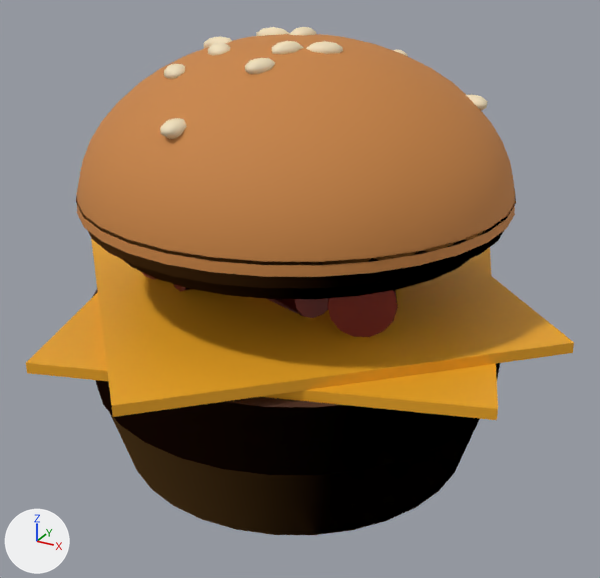
What one commit did to the glTF model public/modelos/burger-res-chorizo.glb.
Rendered twice from a 50 mm lens placed at (0.1158, -0.2082, 0.1543), pointed at (0.0035, -0.004, 0.0522). Arrows for +X, +Y and +Z are at lower left; the lights stay in place. The first picture is the older version. Vertices at exactly the same position are counted once.
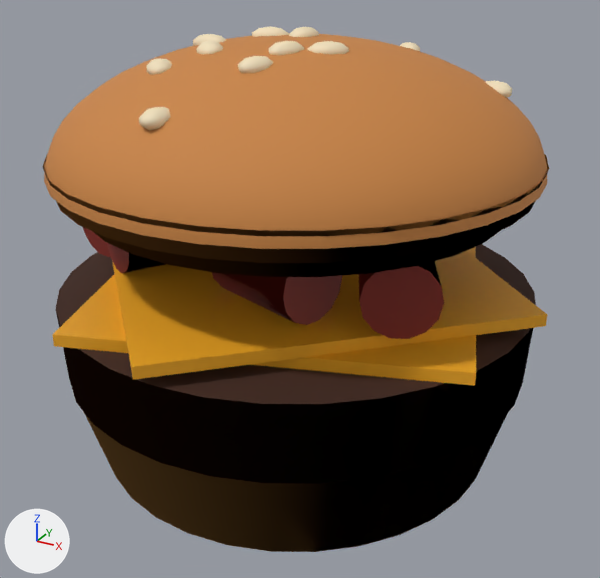
Where the change shows, as pixel boxes (x1, y1, x2, y2) in the pictures (600 x 578 px; the box of a moved part takes in the faces that stretch with it):
'Mesh_0', reshaped (8% narrower)
    before: (26, 27, 574, 535)
    after: (43, 26, 549, 552)
part 1 of me_mesh_0, moved or reshaped
    before: (93, 290, 500, 535)
    after: (56, 244, 536, 552)
part 2 of me_mesh_0, moved or reshaped
    before: (26, 247, 498, 420)
    after: (53, 247, 476, 386)
part 3 of me_mesh_0, moved or reshaped
    before: (91, 238, 574, 417)
    after: (112, 251, 547, 380)
part 4 of me_mesh_0, moved or reshaped
    before: (268, 298, 328, 318)
    after: (212, 272, 342, 325)
part 5 of me_mesh_0, moved or reshaped (mostly hidden before)
    before: (173, 284, 189, 291)
    after: (106, 242, 165, 273)
part 6 of me_mesh_0, moved or reshaped (mostly hidden before)
    before: (142, 272, 156, 280)
    after: (83, 227, 111, 257)
part 7 of me_mesh_0, moved or reshaped
    before: (328, 290, 398, 337)
    after: (358, 261, 444, 339)
part 8 of me_mesh_0, moved or reshaped
    before: (76, 189, 516, 299)
    after: (43, 154, 549, 277)
part 9 of me_mesh_0, moved or reshaped
    before: (77, 34, 515, 277)
    after: (44, 33, 547, 249)
part 10 of me_mesh_0, moved or reshaped
    before: (160, 118, 187, 139)
    after: (139, 107, 171, 130)
part 11 of me_mesh_0, moved or reshaped
    before: (272, 41, 303, 55)
    after: (269, 41, 304, 55)
part 12 of me_mesh_0, moved or reshaped
    before: (306, 41, 343, 54)
    after: (307, 41, 349, 54)
part 13 of me_mesh_0, moved or reshaped
    before: (466, 94, 488, 111)
    after: (485, 81, 512, 98)
part 14 of me_mesh_0, moved or reshaped
    before: (245, 58, 275, 74)
    after: (238, 56, 274, 73)
part 15 of me_mesh_0, moved or reshaped
    before: (207, 36, 232, 48)
    after: (196, 34, 226, 46)
part 16 of me_mesh_0, moved or reshaped (mostly hidden)
    before: (204, 38, 211, 49)
    after: (193, 34, 206, 46)
part 17 of me_mesh_0, moved or reshaped
    before: (256, 27, 290, 36)
    after: (252, 26, 289, 37)
part 18 of me_mesh_0, moved or reshaped
    before: (208, 43, 230, 56)
    after: (197, 41, 223, 55)
part 19 of me_mesh_0, moved or reshaped
    before: (393, 50, 408, 56)
    after: (400, 42, 420, 51)
part 20 of me_mesh_0, moved or reshaped
    before: (164, 64, 185, 79)
    after: (146, 58, 172, 75)

The change, as a diff of the scene's bpy script:
```diff
--- a/public/modelos/burger-res-chorizo.glb.py
+++ b/public/modelos/burger-res-chorizo.glb.py
@@ me_mesh_0 @@
-me_mesh_0.from_pydata(...)  # 1308 vertices, 2416 faces; spans x -0.085..0.085, y -0.085..0.085, z 0.0..0.128
+me_mesh_0.from_pydata(...)  # 1308 vertices, 2416 faces; spans x -0.077..0.077, y -0.077..0.077, z 0.0..0.128
+# me_mesh_0 part 1: the loose piece of 135 vertices spanning x -0.065..0.065, y -0.065..0.065, z 0.0..0.047 is scaled about the mesh origin by 1.12
+# me_mesh_0 part 2: the loose piece of 8 vertices spanning x -0.076..0.076, y -0.076..0.076, z 0.047..0.05 is scaled about the mesh origin by (0.908, 0.908, 1.12)
+# me_mesh_0 part 3: the loose piece of 8 vertices spanning x -0.085..0.085, y -0.085..0.085, z 0.05..0.053 is scaled about the mesh origin by (0.908, 0.908, 1.12)
+# me_mesh_0 part 4: the loose piece of 30 vertices spanning x -0.01..0.021, y -0.029..-0.003, z 0.053..0.071 is scaled about its middle by 1.12, then moved by (0.005, -0.015, 0.007)
+# me_mesh_0 part 5: the loose piece of 30 vertices spanning x -0.036..-0.006, y -0.029..0.004, z 0.053..0.071 is scaled about its middle by 1.12, then moved by (-0.013, -0.008, 0.007)
+# me_mesh_0 part 6: the loose piece of 30 vertices spanning x -0.05..-0.026, y -0.023..0.007, z 0.053..0.071 is scaled about its middle by 1.12, then moved by (-0.014, -0.003, 0.007)
+# me_mesh_0 part 7: the loose piece of 30 vertices spanning x 0.014..0.043, y -0.03..0.002, z 0.053..0.071 is scaled about its middle by 1.12, then moved by (0.013, -0.006, 0.007)
+# me_mesh_0 part 8: the loose piece of 134 vertices spanning x -0.063..0.063, y -0.063..0.063, z 0.071..0.084 is scaled about the mesh origin by 1.12
+# me_mesh_0 part 9: the loose piece of 397 vertices spanning x -0.063..0.063, y -0.063..0.063, z 0.081..0.126 is scaled about its middle by (1.12, 1.12, 0.778), then moved by (0.0, 0.0, 0.005)
+# me_mesh_0 part 10: the loose piece of 34 vertices spanning x -0.01..-0.003, y -0.053..-0.043, z 0.107..0.112 is moved by (-0.001, -0.006, 0.003)
+# me_mesh_0 part 11: the loose piece of 34 vertices spanning x 0.002..0.009, y -0.019..-0.01, z 0.122..0.127 is moved by (0.001, -0.002, 0.0)
+# me_mesh_0 part 12: the loose piece of 34 vertices spanning x 0.01..0.018, y -0.013..-0.006, z 0.122..0.126 is moved by (0.002, -0.001, 0.0)
+# me_mesh_0 part 13: the loose piece of 34 vertices spanning x 0.04..0.049, y 0.018..0.025, z 0.106..0.111 is moved by (0.005, 0.003, 0.004)
+# me_mesh_0 part 14: the loose piece of 34 vertices spanning x 0.001..0.008, y -0.031..-0.022, z 0.119..0.124 is moved by (0.001, -0.003, 0.001)
+# me_mesh_0 part 15: the loose piece of 34 vertices spanning x -0.026..-0.016, y -0.009..-0.003, z 0.121..0.125 is moved by (-0.003, -0.001, 0.0)
+# me_mesh_0 part 16: the loose piece of 34 vertices spanning x -0.029..-0.02, y -0.006..0.001, z 0.12..0.125 is moved by (-0.003, 0.0, 0.0)
+# me_mesh_0 part 17: the loose piece of 34 vertices spanning x -0.014..-0.005, y 0.0..0.006, z 0.123..0.128 is moved by (-0.001, 0.0, 0.0)
+# me_mesh_0 part 18: the loose piece of 34 vertices spanning x -0.018..-0.01, y -0.021..-0.013, z 0.121..0.125 is moved by (-0.002, -0.002, 0.0)
+# me_mesh_0 part 19: the loose piece of 34 vertices spanning x 0.013..0.02, y 0.028..0.037, z 0.115..0.12 is moved by (0.002, 0.004, 0.002)
+# me_mesh_0 part 20: the loose piece of 34 vertices spanning x -0.025..-0.017, y -0.032..-0.024, z 0.116..0.121 is moved by (-0.002, -0.003, 0.001)
+# other edits to the shape of me_mesh_0 do not show in these pictures
 me_mesh_0.materials.append(mat_pan)
```
